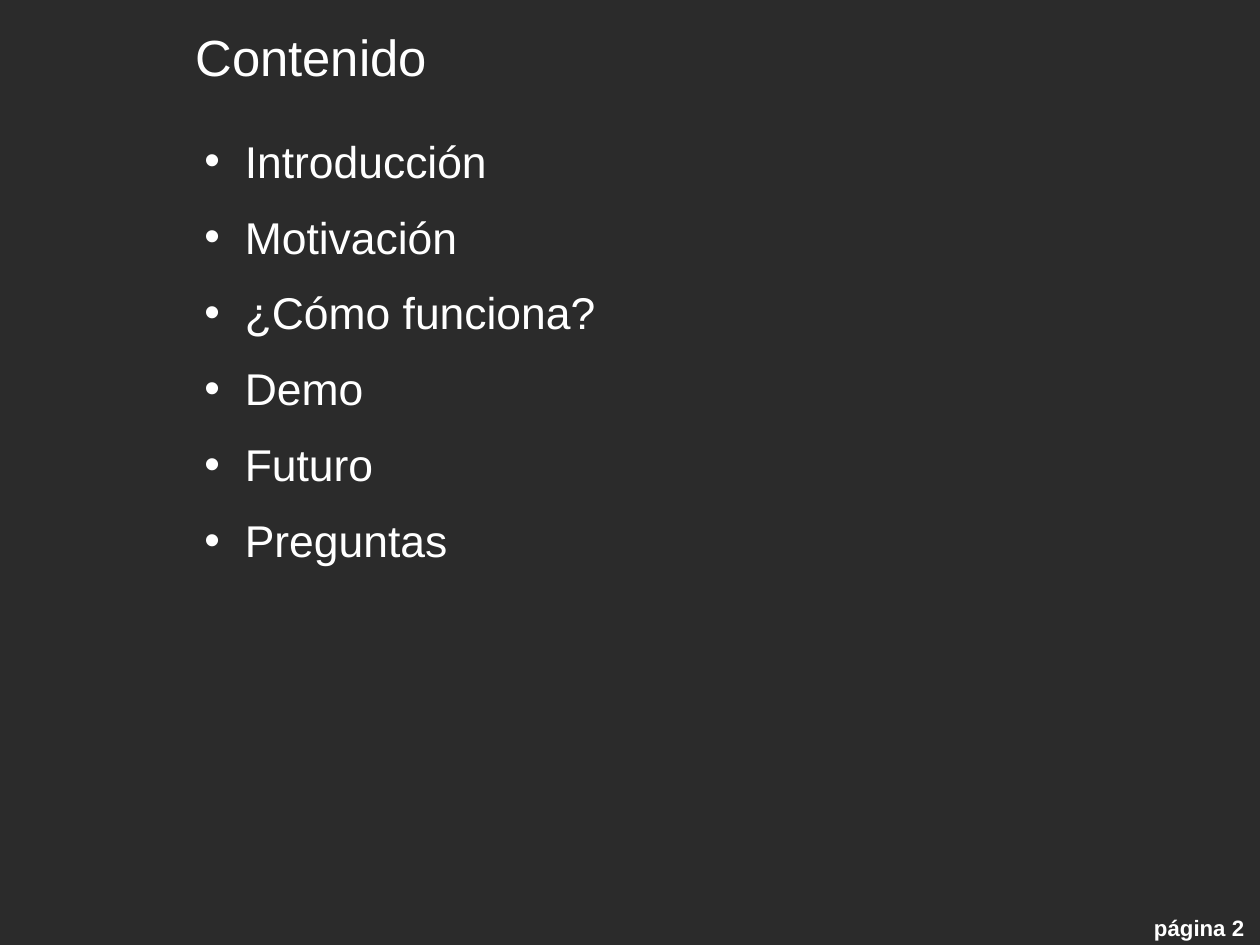
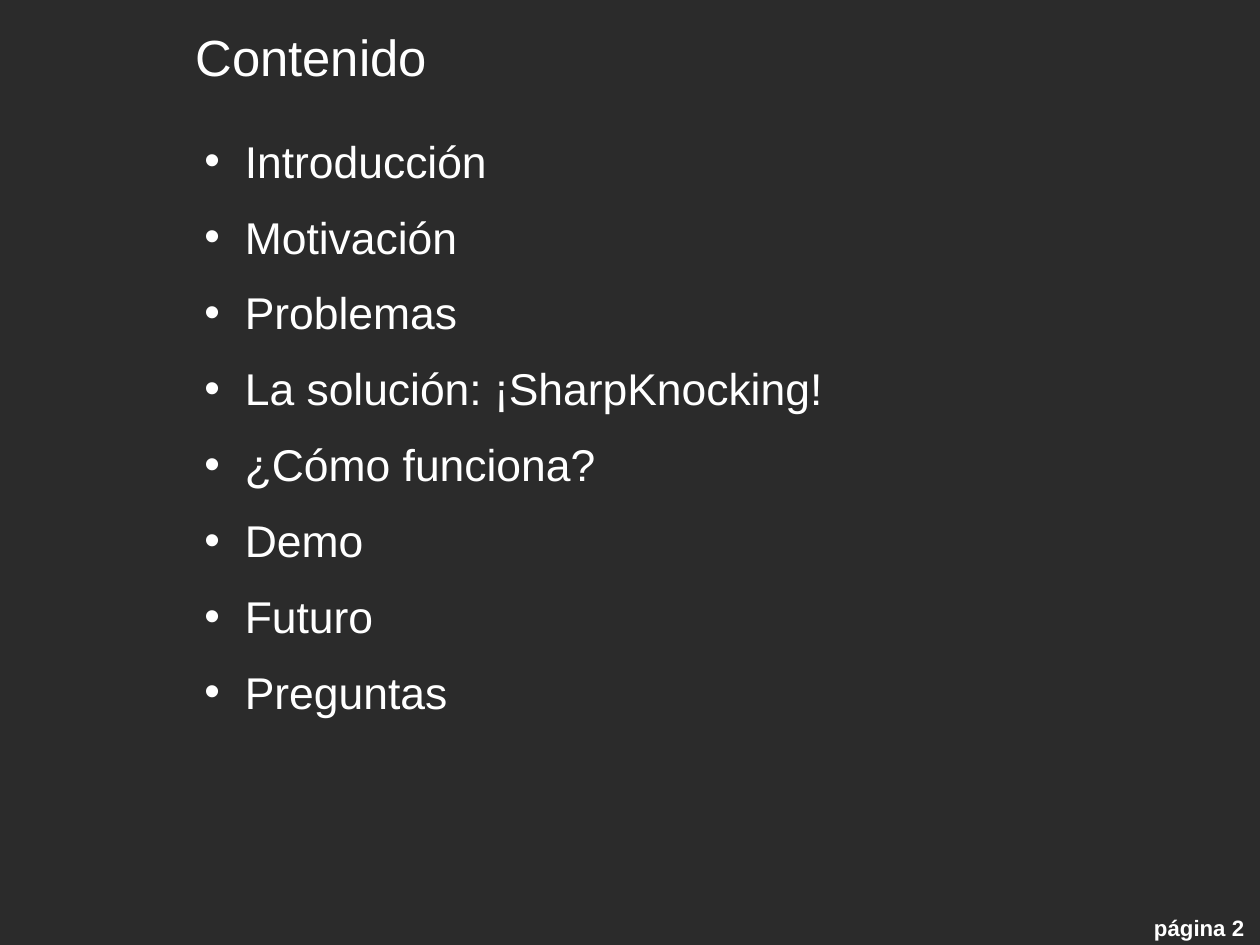
Before and after one commit to mangelp/sharpknocking, a slide deck: slide 2 of Doc/sharpknocking.odp. Drawn at 1260x945 pixels with LibreOffice and Linux fonts; fonts in the diff are those of the drawing; background and template pictures are left out; a plain dark background stands for a picture behind light text. Boxes give left, top, right and bottom in pixels: in the first picture for what was removed or moved away, otherwise in the second. Text is boxed around its words. In the diff, an @@ line names an element or a change of style, - is before the commit and + after.

```diff
--- a/Doc/sharpknocking.odp
+++ b/Doc/sharpknocking.odp
@@ text at (x1=245, y1=296, x2=822, y2=415): paragraphs added @@
+• Problemas
+• La solución: ¡SharpKnocking!
```
Also in this commit, not shown: 6 other slides changed, 2 slides added, 1 slide removed.
